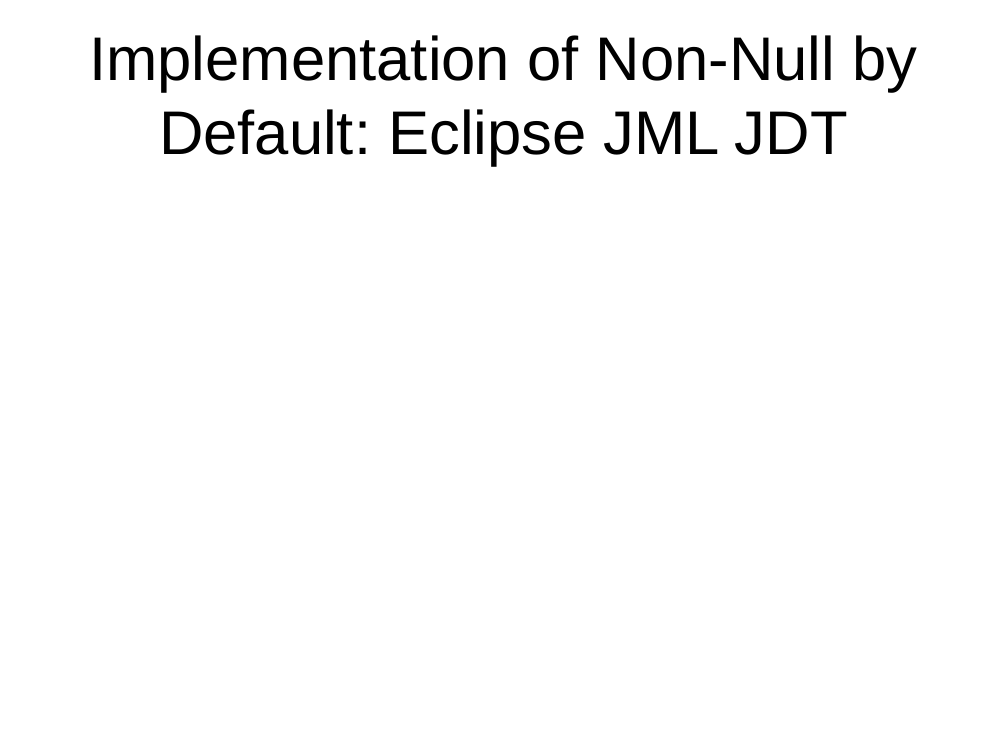
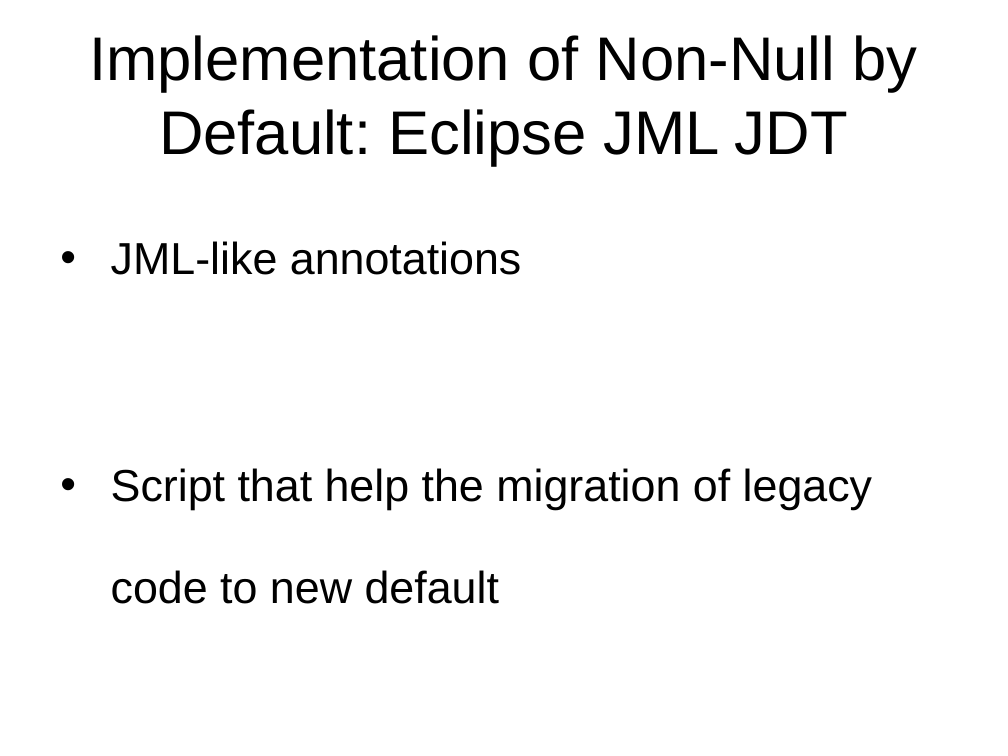
Before and after one commit to xiaohe27/Papers4Courses, a slide deck: slide 14 of CS527/Presentation/Non-Null-By-Default.ppt (slide 12 before the commit). Drawn at 1008x756 pixels with LibreOffice and Linux fonts; fonts in the diff are those of the drawing. Boxes give left, top, right and bottom in pixels: in the first picture for what was removed or moved away, otherwise in the second. Text is boxed around its words. In the diff, an @@ line names an element or a change of style, - is before the commit and + after.

```diff
--- a/CS527/Presentation/Non-Null-By-Default.ppt
+++ b/CS527/Presentation/Non-Null-By-Default.ppt
@@ text added at <box>111,241,872,604</box>, 32 pt, text #000000 @@
+• JML-like annotations
+• Script that help the migration of legacy code to new default
```
Also in this commit, not shown: 5 other slides changed, 4 slides added, 2 slides removed, 2 other files.
